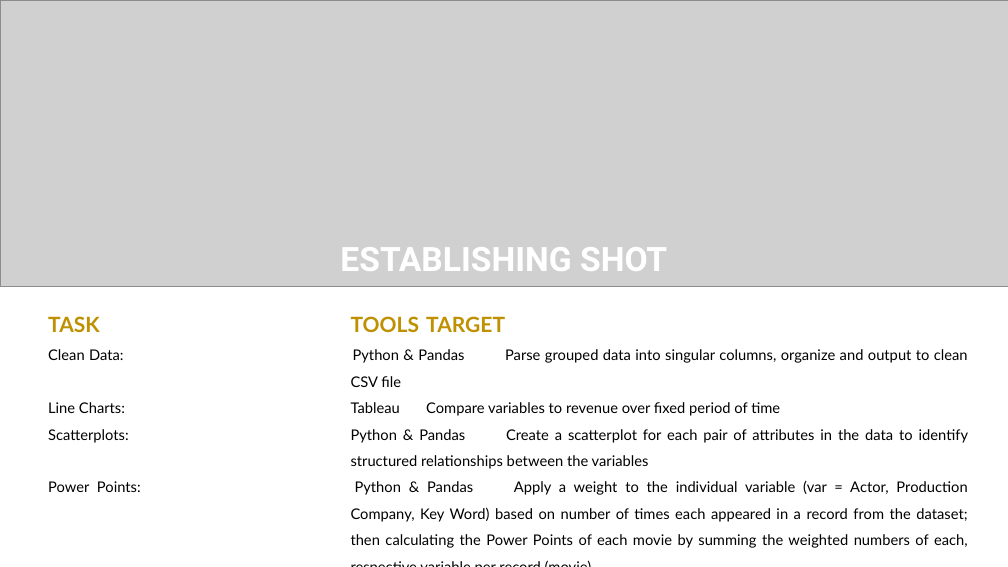
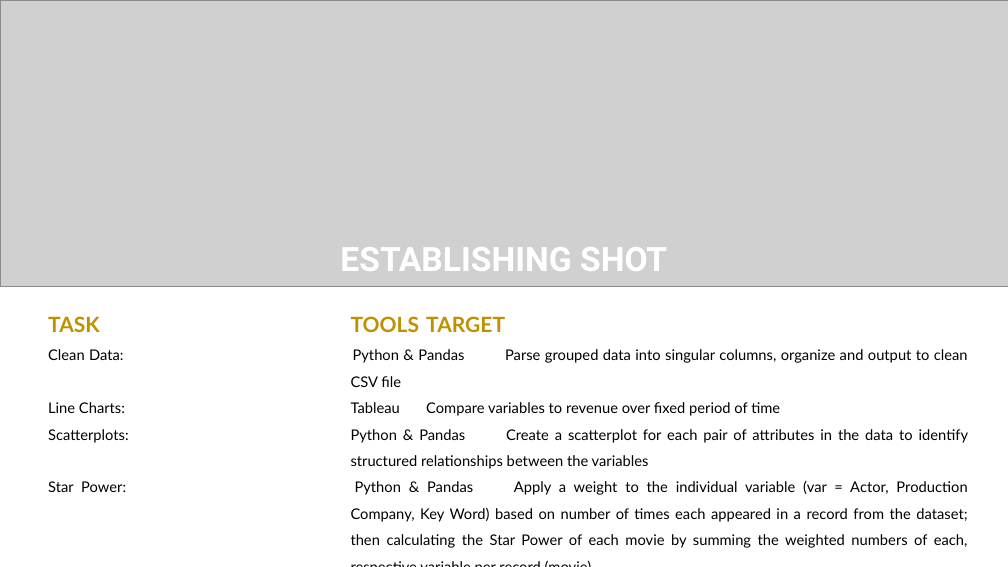
Before and after one commit to madengr00/CHED, a slide deck: slide 3 of CHED_FinalProject_Presentation_draft.pptx. Drawn at 1008x567 pixels with LibreOffice and Linux fonts; fonts in the diff are those of the drawing; grey boxes stand for pictures. Boxes give left, top, right and bottom in pixels: in the first picture for what was removed or moved away, otherwise in the second. Text is boxed around its words. In the diff, an @@ line names an element or a change of style, - is before the commit and + after.

```diff
--- a/CHED_FinalProject_Presentation_draft.pptx
+++ b/CHED_FinalProject_Presentation_draft.pptx
@@ text at <box>48,481,968,548</box>: text changed @@
-Power Points: Python & Pandas Apply a weight to the individual variable (var = Actor, Production Company, Key Word) based on number of times each appeared in a record from the dataset; then calculating the Power Points of each movie by summing the weighted numbers of each, respective variable per record (movie)
+Star Power: Python & Pandas Apply a weight to the individual variable (var = Actor, Production Company, Key Word) based on number of times each appeared in a record from the dataset; then calculating the Star Power of each movie by summing the weighted numbers of each, respective variable per record (movie)
```
Also in this commit, not shown: 1 other slide changed, 3 other files.
